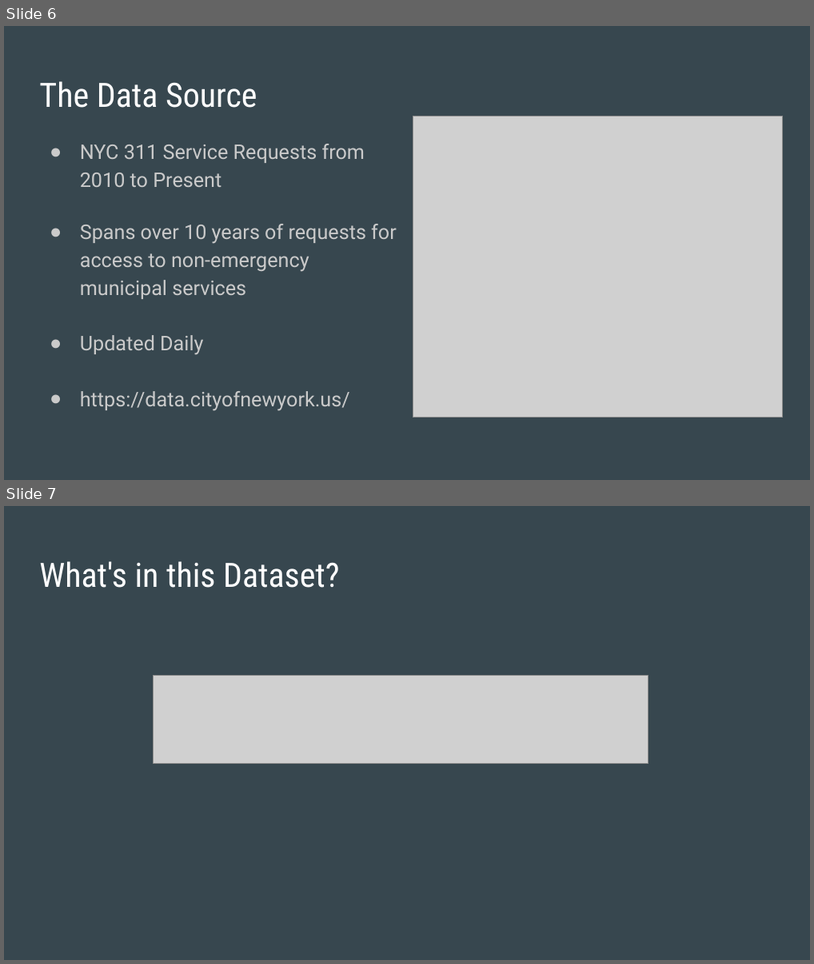
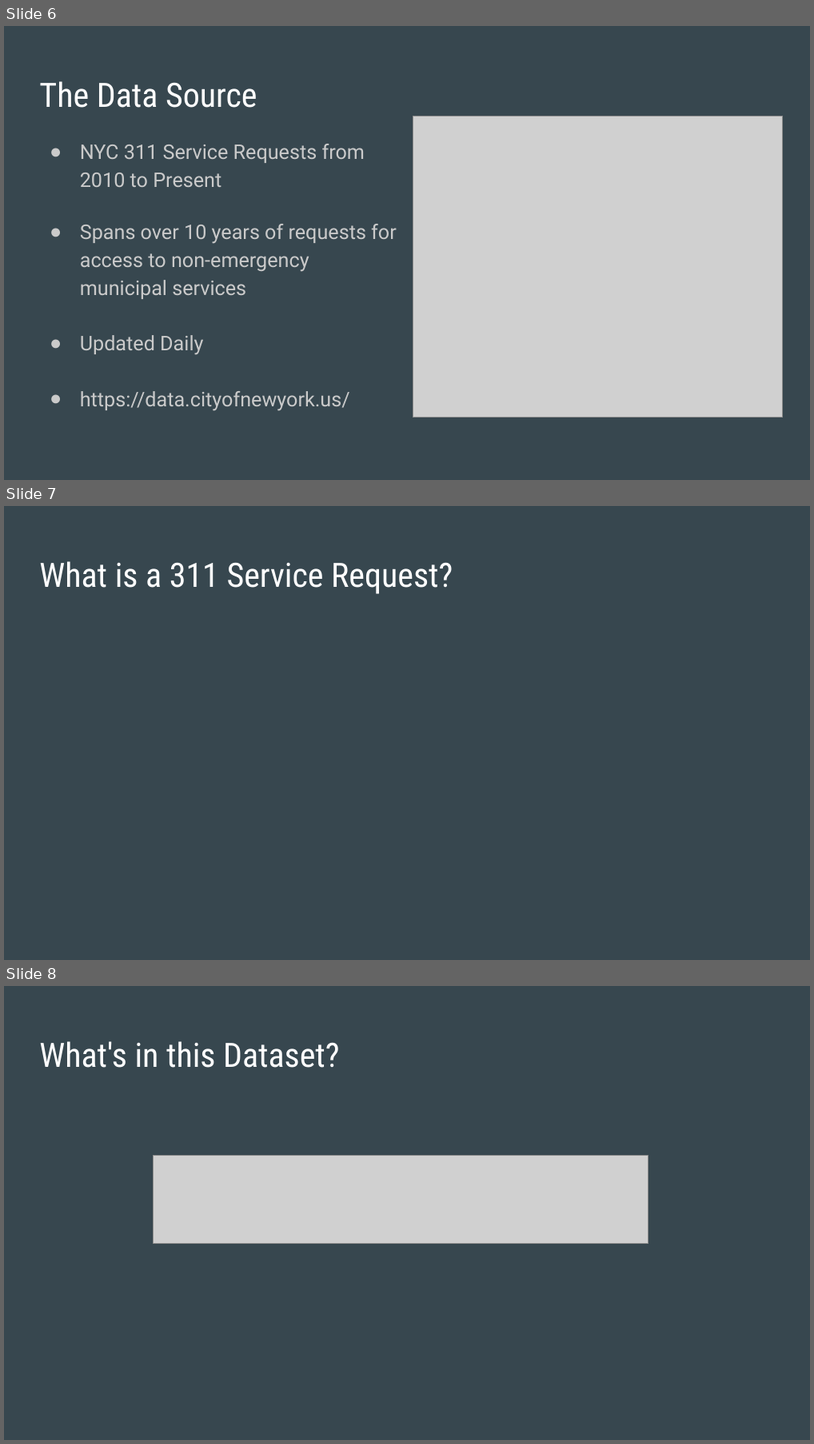
Before and after one commit to outofthenorm27/NYC-OpenData, a slide deck: Resources/Panaseer_Presentation.pptx. Shown one above the other, each under a label of ours: slides 6 and 7 before the commit, slides 6, 7 and 8 after it. The pictures are 814x964 and 814x1444 pixels, drawn with LibreOffice and Linux fonts; fonts in the diff are those of the drawing; grey boxes stand for pictures; background and template pictures are left out. Boxes give left, top, right and bottom in pixels: in the first picture for what was removed or moved away, otherwise in the second. Text is boxed around its words. In the diff, an @@ line names an element or a change of style, - is before the commit and + after.

```diff
--- a/Resources/Panaseer_Presentation.pptx
+++ b/Resources/Panaseer_Presentation.pptx
@@ slide 7 added at [4, 506, 810, 960], background picture (left out) @@
@@ title added at [39, 561, 453, 594], 30 pt, text #FFFFFF @@
+What is a 311 Service Request?
@@ what was slide 7 is now slide 8 @@
```
Also in this commit, not shown: 1 slide changed, 7 other slides added.
